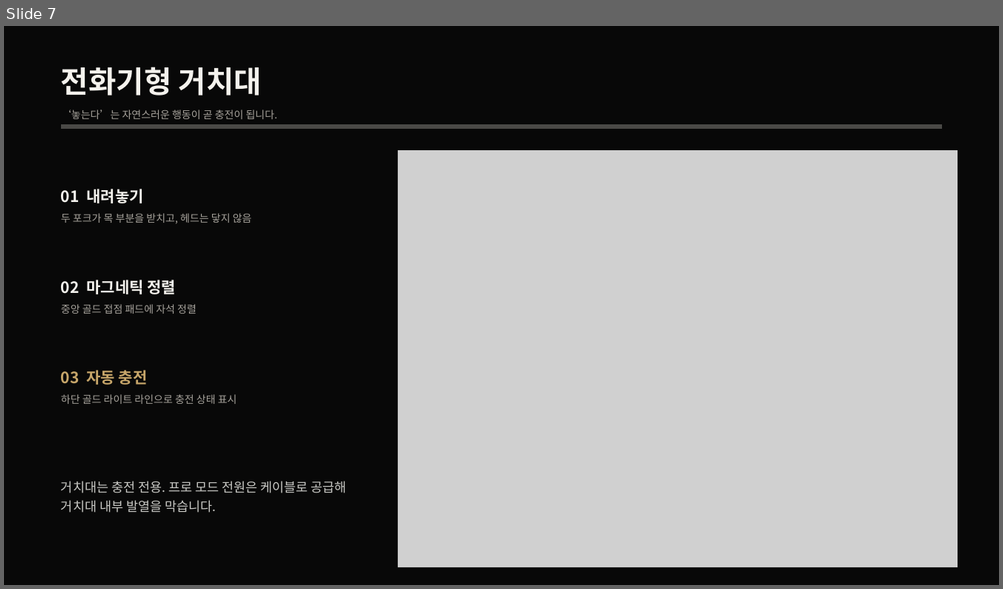
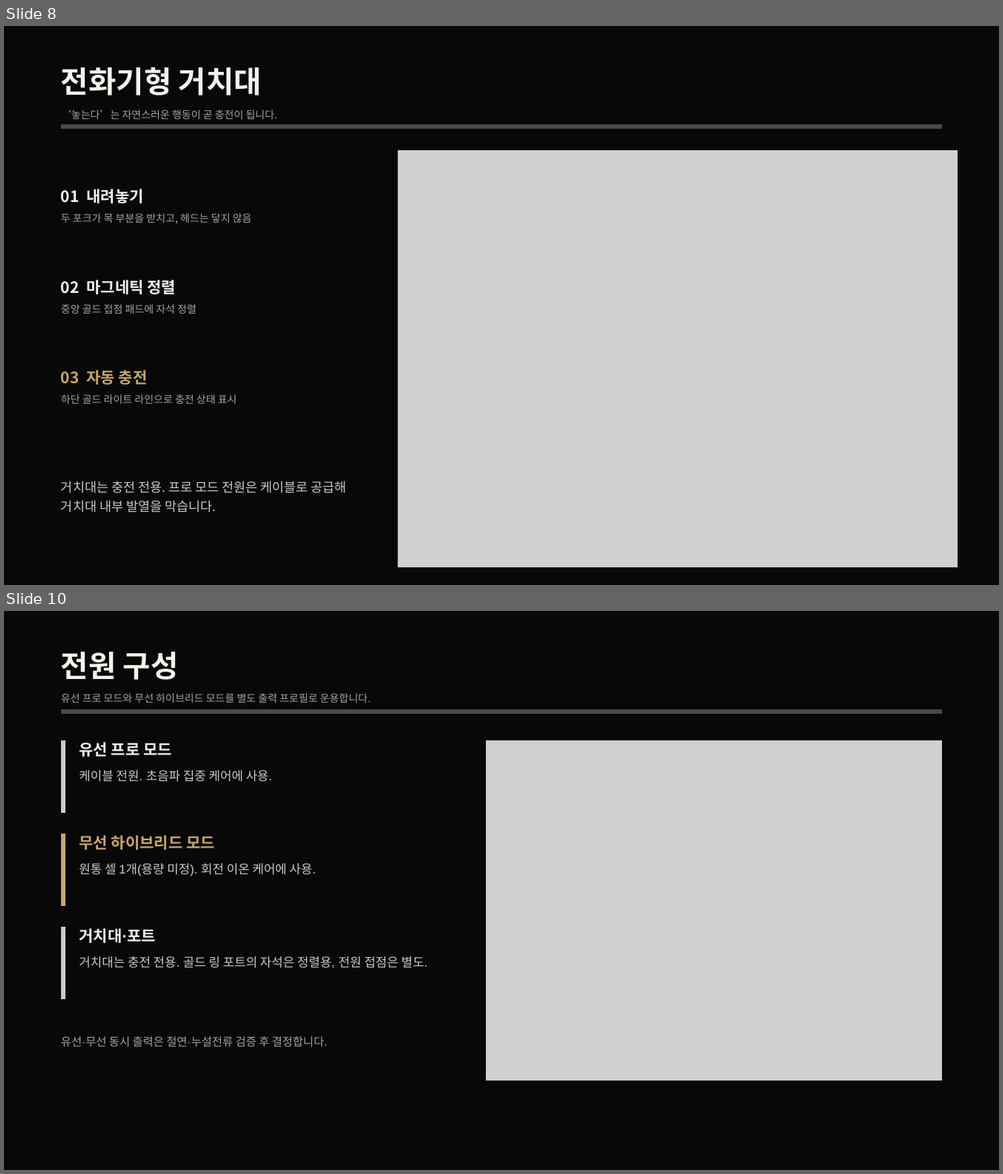
Before and after one commit to nyuwave1-pixel/robot-platform, a slide deck: deliverables/DERMA_HOME_개발업데이트_화이트.pptx. Shown one above the other, each under a label of ours: slide 7 before the commit, slides 8 and 10 after it; the slides between them are not shown. The pictures are 1003x589 and 1003x1174 pixels, drawn with LibreOffice and Linux fonts; fonts in the diff are those of the drawing; grey boxes stand for pictures. Boxes give left, top, right and bottom in pixels: in the first picture for what was removed or moved away, otherwise in the second. Text is boxed around its words. In the diff, an @@ line names an element or a change of style, - is before the commit and + after.

```diff
--- a/deliverables/DERMA_HOME_개발업데이트_화이트.pptx
+++ b/deliverables/DERMA_HOME_개발업데이트_화이트.pptx
@@ slide 10 added at (x1=4, y1=611, x2=999, y2=1170), background #080808 @@
@@ text added at (x1=61, y1=652, x2=179, y2=680), 43.5 pt, text #F4F2ED, bold @@
+전원 구성
@@ text added at (x1=61, y1=693, x2=371, y2=703), 15 pt, text #A6A29B @@
+유선 프로 모드와 무선 하이브리드 모드를 별도 출력 프로필로 운용합니다.
@@ freeform shape added at (x1=61, y1=709, x2=942, y2=713), fill #4A4946 @@
@@ freeform shape added at (x1=61, y1=741, x2=65, y2=813), fill #C9C9C5 @@
@@ text added at (x1=79, y1=742, x2=172, y2=757), 22.5 pt, text #F4F2ED, bold @@
+유선 프로 모드
@@ picture added at (x1=486, y1=741, x2=942, y2=1080) @@
@@ text added at (x1=79, y1=770, x2=273, y2=782), 18 pt, text #C9C9C5 @@
+케이블 전원. 초음파 집중 케어에 사용.
@@ freeform shape added at (x1=61, y1=834, x2=65, y2=906), fill #C7A66A @@
@@ text added at (x1=79, y1=835, x2=215, y2=850), 22.5 pt, text #C7A66A, bold @@
+무선 하이브리드 모드
@@ text added at (x1=79, y1=863, x2=316, y2=877), 18 pt, text #C9C9C5 @@
+원통 셀 1개(용량 미정). 회전 이온 케어에 사용.
@@ freeform shape added at (x1=61, y1=927, x2=65, y2=999), fill #C9C9C5 @@
@@ text added at (x1=79, y1=928, x2=156, y2=943), 22.5 pt, text #F4F2ED, bold @@
+거치대·포트
@@ text added at (x1=79, y1=957, x2=428, y2=968), 18 pt, text #C9C9C5 @@
+거치대는 충전 전용. 골드 링 포트의 자석은 정렬용, 전원 접점은 별도.
@@ text added at (x1=61, y1=1037, x2=327, y2=1047), 16.5 pt, text #A6A29B @@
+유선·무선 동시 출력은 절연·누설전류 검증 후 결정합니다.
@@ what was slide 7 is now slide 8 @@
```
Also in this commit, not shown: 3 other slides added, 1 other file.
